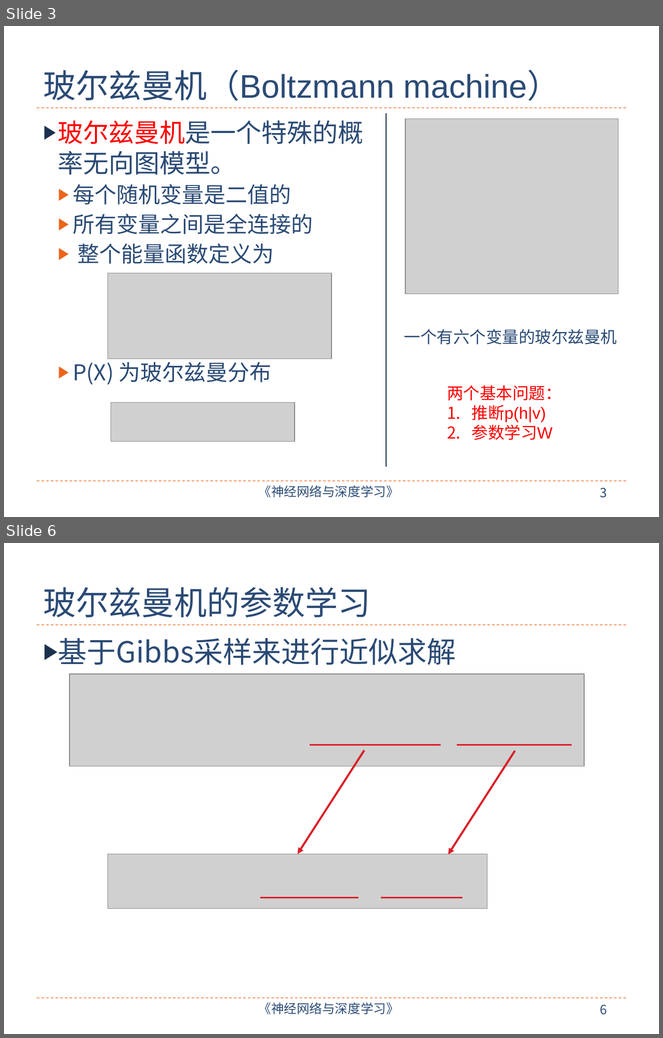
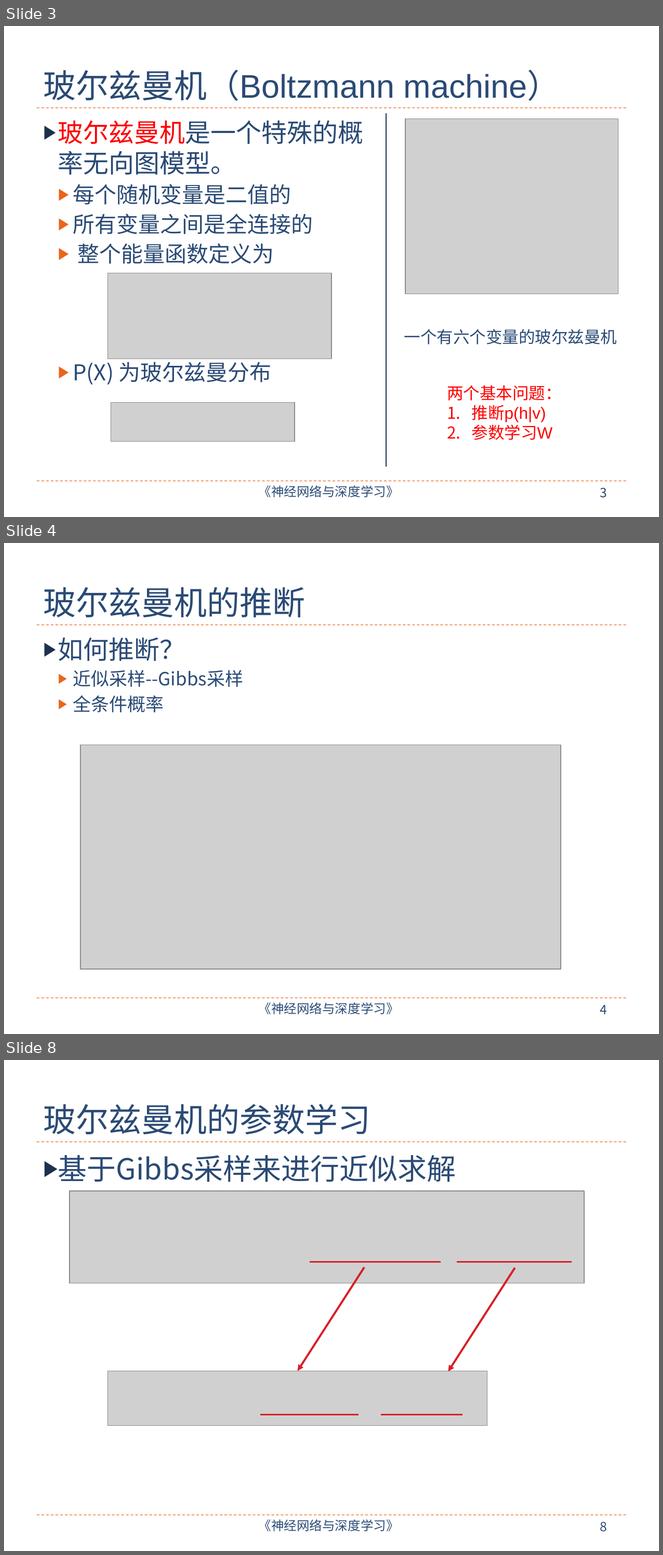
Before and after one commit to nndl/nndl.github.io, a slide deck: ppt/chap-深度信念网络.pptx. Shown one above the other, each under a label of ours: slides 3 and 6 before the commit, slides 3, 4 and 8 after it; the slides between them are not shown. The pictures are 663x1038 and 663x1555 pixels, drawn with LibreOffice and Linux fonts; fonts in the diff are those of the drawing; grey boxes stand for pictures. Boxes give left, top, right and bottom in pixels: in the first picture for what was removed or moved away, otherwise in the second. Text is boxed around its words. In the diff, an @@ line names an element or a change of style, - is before the commit and + after.

```diff
--- a/ppt/chap-深度信念网络.pptx
+++ b/ppt/chap-深度信念网络.pptx
@@ slide 4 added at box(4, 543, 659, 1034), background #FFFFFF; not listed: 4 template elements that a slide beside it also shows @@
@@ title added at box(44, 587, 306, 617), 36 pt, text #2A4A75 @@
+玻尔兹曼机的推断
@@ text added at box(58, 638, 243, 713), 20 pt, text #2A4A75 @@
+▶ 如何推断？
+  ▶ 近似采样--Gibbs采样
+  ▶ 全条件概率
@@ picture added at box(80, 745, 561, 969) @@
@@ what was slide 6 is now slide 8 @@
@@ page number at box(600, 1522, 607, 1532): text changed @@
-6
+8
```
Also in this commit, not shown: 5 slides changed, 10 other slides added.
